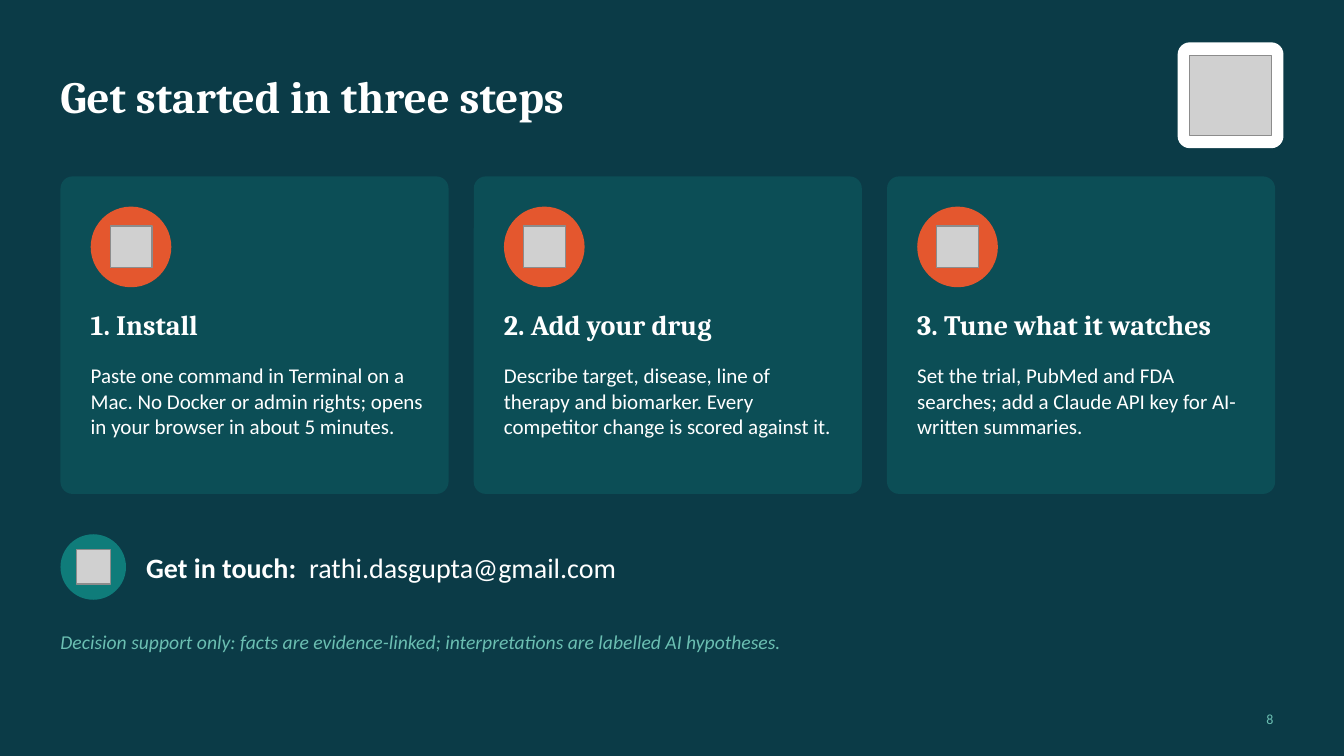
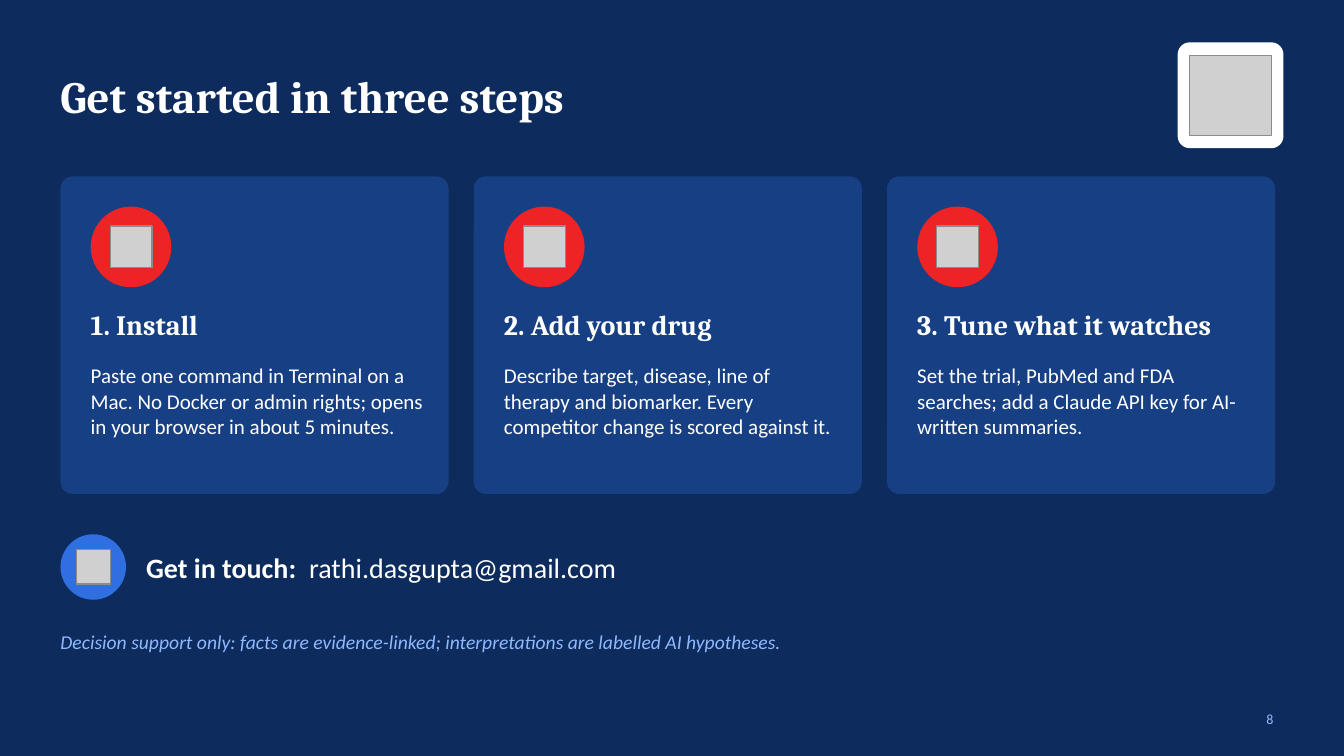
Before and after one commit to rathixdata/XData-Competitive-Clinical-Intelligence-Agent, a slide deck: slide 8 of docs/XData_CI_Agent_Overview.pptx. Drawn at 1344x756 pixels with LibreOffice and Linux fonts; fonts in the diff are those of the drawing; grey boxes stand for pictures. Boxes give left, top, right and bottom in pixels: in the first picture for what was removed or moved away, otherwise in the second. Text is boxed around its words. In the diff, an @@ line names an element or a change of style, - is before the commit and + after.

```diff
--- a/docs/XData_CI_Agent_Overview.pptx
+++ b/docs/XData_CI_Agent_Overview.pptx
@@ background #0B3B47 to #0D2B5C @@
@@ fill #0F7C7A at 30% opacity to #2F6FE0 at 30% opacity in 3 elements at (60, 176, 449, 494), (474, 176, 862, 494), (887, 176, 1275, 494) @@
@@ fill #E4572E to #ED2326 in 3 elements at (91, 207, 171, 287), (504, 207, 585, 287), (918, 207, 998, 287) @@
@@ ellipse at (60, 534, 126, 600): fill #0F7C7A to #2F6FE0 @@
@@ text "Decision support only: facts are ..." at (60, 635, 780, 652): text colour #6BBFB2 to #8FB9FF @@
@@ page number at (1266, 714, 1273, 724): text colour #6BBFB2 to #8FB9FF @@
```
Also in this commit, not shown: 7 other slides changed, 3 other files.
